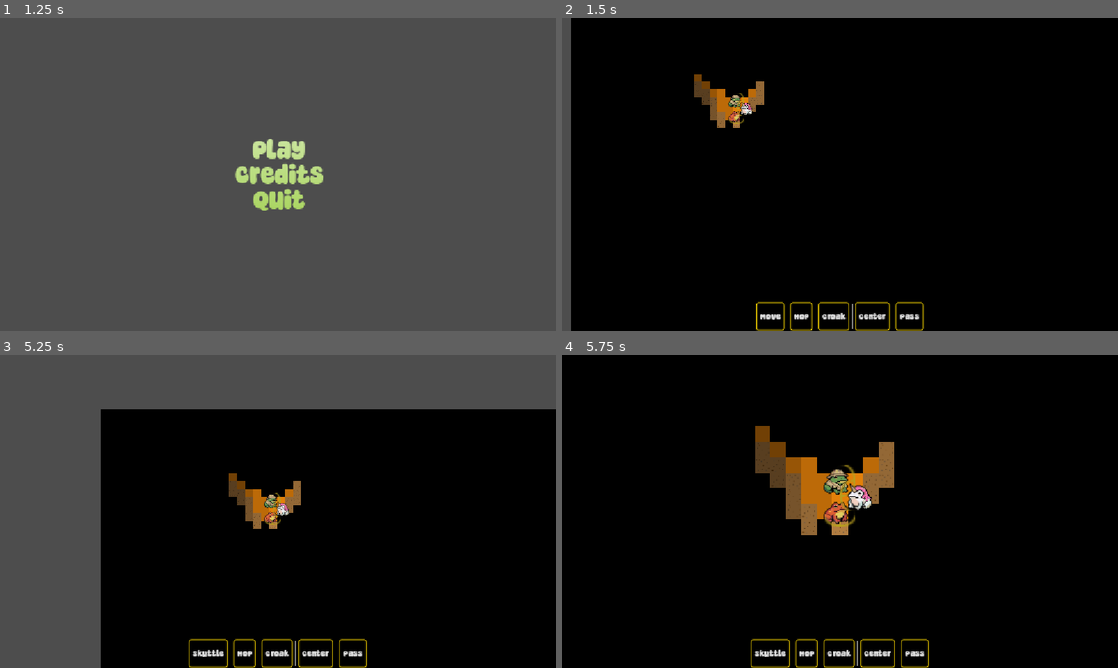
Above: before the commit, frames 1-4 (two rows, left to right).
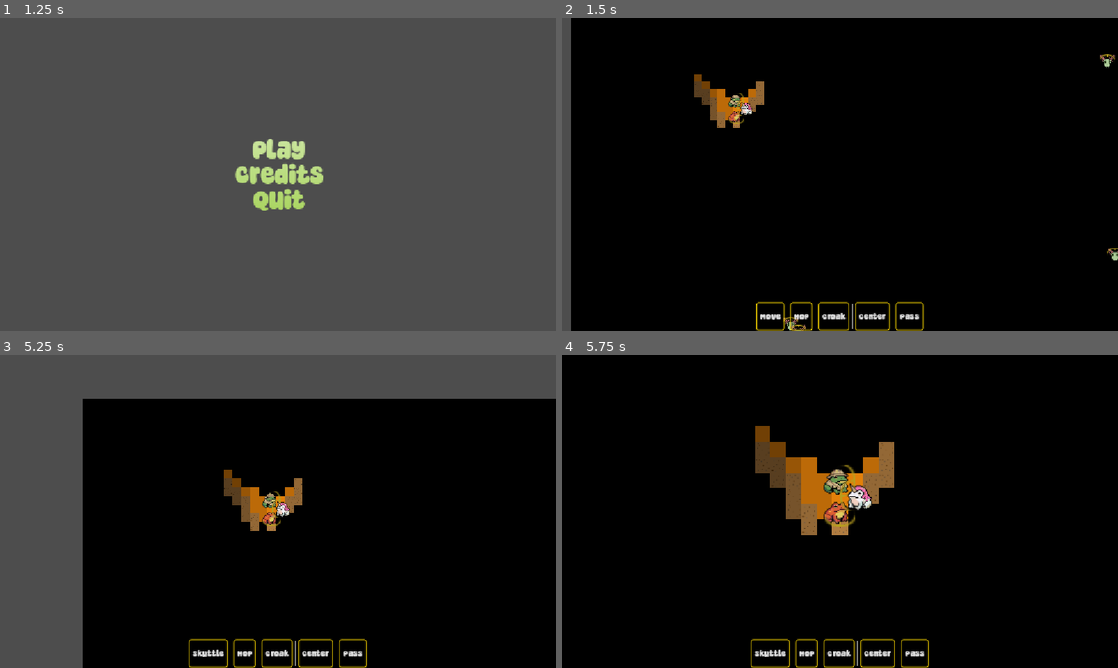
Above: after the commit, the same moments.

Repository: Habidakus/wild-jam-98-signal
Game: Godot game, scene res://scenes/main.tscn
Same seed, same stepped clock (60 frames per second), same inputs: the game is played once before the commit and once after it.
Inputs (mouse positions are in pixels of both pictures, inside the frame that each line leads up to):
- Up to frame 1 (1.25 s): tap Enter at 0.5 s; move the mouse to (400, 158) at 0.52 s; click (400, 158) at 0.67 s
- Up to frame 2 (1.5 s): click "Play" at 1.25 s
- Up to frame 3 (5.25 s): click "Move" at 2 s; click "Hop" at 2.75 s; click "Croak" at 3.5 s; click "Center" at 4.25 s; click "Pass" at 5 s
- Up to frame 4 (5.75 s): no input

Frame 1 is identical in both runs. In frame 2, 0.2% of the frame differs, in the area x 39-100%, y 11-100%; in frame 3, 6.3%, in the area x 14-100%, y 14-100%; in frame 4, nothing differs.

Commit message:
Added mothmen to caves, gave mothmen ability to fly and walk towards frogs

Diff:
--- a/scripts/sms_play.gd
+++ b/scripts/sms_play.gd
@@ -135,6 +135,9 @@
 		_end_spot = _find_farthest_spot([_start_spot])
 		var end_marker: PackedScene = load("res://maps/objects/end_marker.tscn")
 		_place_object(end_marker.instantiate() as Node2D, _end_spot)
+		_add_mothman_near(_end_spot)
+		_add_mothman_near(_end_spot)
+		_add_mothman_near(_end_spot)
 
 	if not has_loot:
 		var path: Array[Vector2i] = []
@@ -143,11 +146,19 @@
 		var treasure_spot_a: Vector2i = _find_farthest_spot(path)
 		var loot_marker: PackedScene = load("res://maps/objects/loot_marker.tscn")
 		_place_object(loot_marker.instantiate() as Node2D, treasure_spot_a)
+		_add_mothman_near(treasure_spot_a)
+
 		path.append(treasure_spot_a)
 		var treasure_spot_b: Vector2i = _find_farthest_spot(path)
 		_place_object(loot_marker.instantiate() as Node2D, treasure_spot_b)
+		_add_mothman_near(treasure_spot_b)
 
 	_update_fog_of_war()
+
+
+var _mothman_resource = preload("res://data/units/mothman.tres")
+func _add_mothman_near(loc: Vector2i) -> void:
+	_add_unit(_mothman_resource, _find_unoccupied_space_near(loc), Vector2i.UP)
 
 
 func _find_unoccupied_space_near(spot: Vector2i) -> Vector2i:
@@ -348,13 +359,17 @@
 	_selected_ability = null
 	_ap_remaining = ug._unit_stats.action_points
 	var stun_in_light: Ability = ug.get_ability(Ability.AbilityMechanism.STUN_IN_LIGHT)
-	if stun_in_light != null:
-		_on_pass()
-		return
 	var die_in_light: Ability = ug.get_ability(Ability.AbilityMechanism.DIE_IN_LIGHT)
-	if die_in_light:
-		_die()
-		return
+	if stun_in_light != null or die_in_light != null:
+		if _is_map_loc_in_light(%TerrainLayer.local_to_map(ug.position)):
+			if die_in_light != null:
+				_die()
+				return
+			elif stun_in_light != null:
+				_on_pass()
+				return
+			else:
+				print("huh?")
 
 	var abilities: Array[Ability] = []
 	for ability: Ability in ug.get_abilities():
@@ -399,6 +414,10 @@
 			return _try_get_path_direct_travel(start, end, path_range, ignore_nodes, avoid_light, true)
 	print("Unknown PathLogic in _try_get_path(%s)" % [PathLogic.keys()[path_logic]])
 	return []
+
+
+func _is_map_loc_in_light(map_loc: Vector2i) -> bool:
+	return %FogOfWarLayer.get_cell_atlas_coords(map_loc).x < 3
 
 
 func _try_get_path_direct_travel(start: Vector2i, end: Vector2i, search_range: int, ignore_nodes: Array[Node], avoid_light: bool, fly: bool) -> Array[Vector2i]:
@@ -422,9 +441,9 @@
 				if _walls[next_coord]:
 					continue
 				if avoid_light:
-					if %FogOfWarLayer.get_cell_atlas_coords(next_loc).x < 3:
+					if _is_map_loc_in_light(next_loc):
 						continue
-				var o: Node = _get_child_at(map_loc)
+				var o: Node = _get_child_at(next_loc)
 				if o != null:
 					if not ignore_nodes.has(o):
 						if (o is MapObjectGraphic):
@@ -457,7 +476,7 @@
 		if _walls[map_coord]:
 			return []
 		if avoid_light:
-			if %FogOfWarLayer.get_cell_atlas_coords(map_loc).x < 3:
+			if _is_map_loc_in_light(map_loc):
 				return []
 		var o: Node = _get_child_at(map_loc)
 		if o != null:
@@ -501,6 +520,7 @@
 
 
 func _try_do_moth_ability(ability: Ability) -> bool:
+	_selected_ability = ability
 	var moth: UnitGraphic = _get_current_unit_graphic()
 	var moth_map_loc: Vector2i = %TerrainLayer.local_to_map(moth.position)
 	var all_frogs: Array[UnitGraphic] = _get_all_units_of_a_side(Unit.UnitSide.FROG)
@@ -520,9 +540,11 @@
 			return _try_do_moth_charge(ability, moth_map_loc, all_frogs, false)
 		Ability.AbilityMechanism.CHARGE_WITH_FLY:
 			return _try_do_moth_charge(ability, moth_map_loc, all_frogs, true)
+		Ability.AbilityMechanism.FLY:
+			return _try_do_moth_move(ability, moth_map_loc, all_frogs, true)
+		Ability.AbilityMechanism.WALK:
+			return _try_do_moth_move(ability, moth_map_loc, all_frogs, false)
 		#Ability.AbilityMechanism.PULL:
-		#Ability.AbilityMechanism.FLY:
-		#Ability.AbilityMechanism.WALK:
 		#Ability.AbilityMechanism.HOP:
 		#Ability.AbilityMechanism.RIBBIT_RADAR:
 		#Ability.AbilityMechanism.ILLUMINATE:
@@ -530,6 +552,51 @@
 		#Ability.AbilityMechanism.DIE_IN_LIGHT:
 	print("Artificial opponent doesn't know how to perform %s mechanisms for moths" % [Ability.AbilityMechanism.keys()[ability.mechanism]])
 	return false
+
+
+func _try_do_moth_move(ability: Ability, moth_map_loc: Vector2i, all_frogs: Array[UnitGraphic], fly: bool) -> bool:
+	# First try an all dark path to frogs
+	var best_path: Array[Vector2i] = []
+	for frog: UnitGraphic in all_frogs:
+		var frog_map_loc: Vector2i = %TerrainLayer.local_to_map(frog.position)
+		var max_path_len: int = 100 if best_path.is_empty() else best_path.size()
+		var path: Array[Vector2i] = _try_get_path_direct_travel(moth_map_loc, frog_map_loc, max_path_len, [], true, fly)
+		if not path.is_empty():
+			if best_path.is_empty() or path.size() < best_path.size():
+				best_path = path
+	if not best_path.is_empty():
+		_move_along_path(ability.ability_range, best_path)
+		return true
+	for frog: UnitGraphic in all_frogs:
+		var frog_map_loc: Vector2i = %TerrainLayer.local_to_map(frog.position)
+		var max_path_len: int = 100 if best_path.is_empty() else best_path.size()
+		var path: Array[Vector2i] = _try_get_path_direct_travel(moth_map_loc, frog_map_loc, max_path_len, [], false, fly)
+		if not path.is_empty():
+			if best_path.is_empty() or path.size() < best_path.size():
+				best_path = path
+	if not best_path.is_empty():
+		_move_along_path(ability.ability_range, best_path)
+		return true
+	return false
+
+
+func _move_along_path(ability_range: int, path: Array[Vector2i]) -> void:
+	_play_state = PlayState.ANIMATING_COMMAND
+	_ap_remaining -= _selected_ability.ap_cost
+	_animation_payload = []
+	for map_loc: Vector2i in path:
+		if _is_map_loc_in_light(map_loc):
+			break
+		_animation_payload.append(map_loc)
+		ability_range -= 1
+		if ability_range <= 0:
+			break
+	_animation_tween = create_tween()
+	var duration: float = 0.1
+	if _selected_ability.activation_sound != null:
+		duration += _selected_ability.activation_sound.get_length()
+		_get_current_unit_graphic().play_sound(_selected_ability.activation_sound)
+	_animation_tween.tween_method(_animate_charge, 0.0, 1.0, duration)
 
 
 func _try_do_moth_charge(ability: Ability, moth_map_loc: Vector2i, all_frogs: Array[UnitGraphic], fly: bool) -> bool:
@@ -540,7 +607,7 @@
 		if not path.is_empty():
 			_play_state = PlayState.ANIMATING_COMMAND
 			_ap_remaining -= _selected_ability.ap_cost
-			_animation_payload = [path]
+			_animation_payload = path
 			_animation_tween = create_tween()
 			_animation_tween.tween_method(_animate_charge, 0.0, 1.0, CHARGE_TIME * path.size())
 			_kill(frog)
@@ -649,7 +716,7 @@
 	# a) move single cell in a cardinal direction
 	# b) turn to another setting
 	# Then we can spend time turning and animate moving
-	var path: Array = _animation_payload[2]
+	var path: Array = _animation_payload
 	var path_size: int = path.size()
 	var index: int = int(clamp(0, path_size - 1, float(path_size) * fraction))
 	var ug: UnitGraphic = _get_current_unit_graphic()
